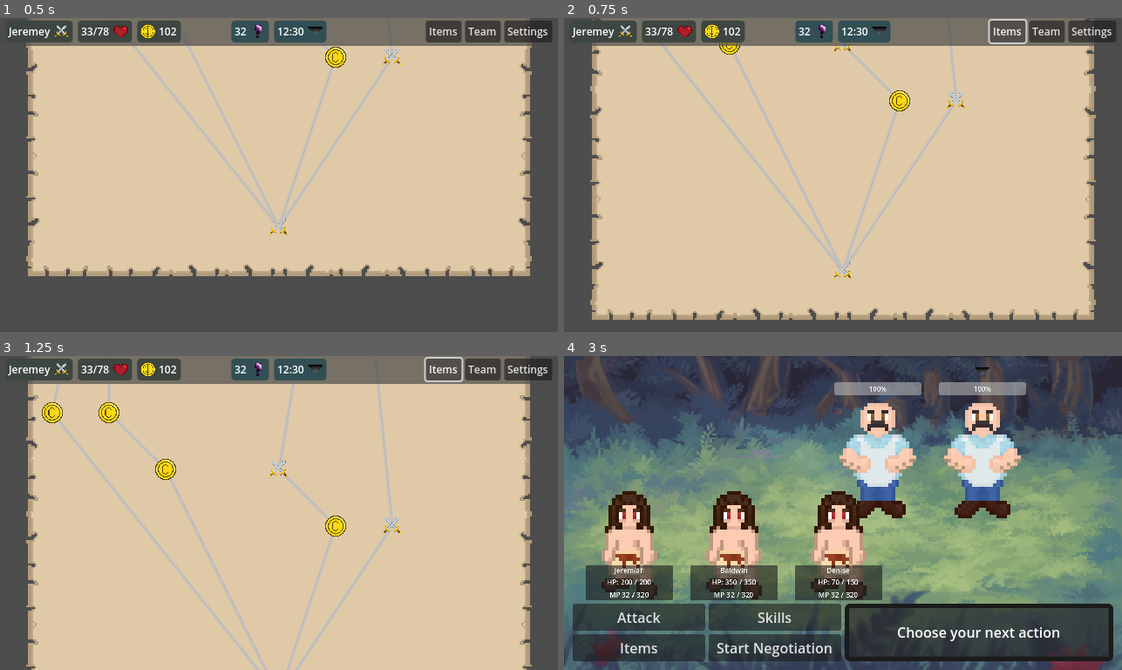
Above: before the commit, frames 1-4 (two rows, left to right).
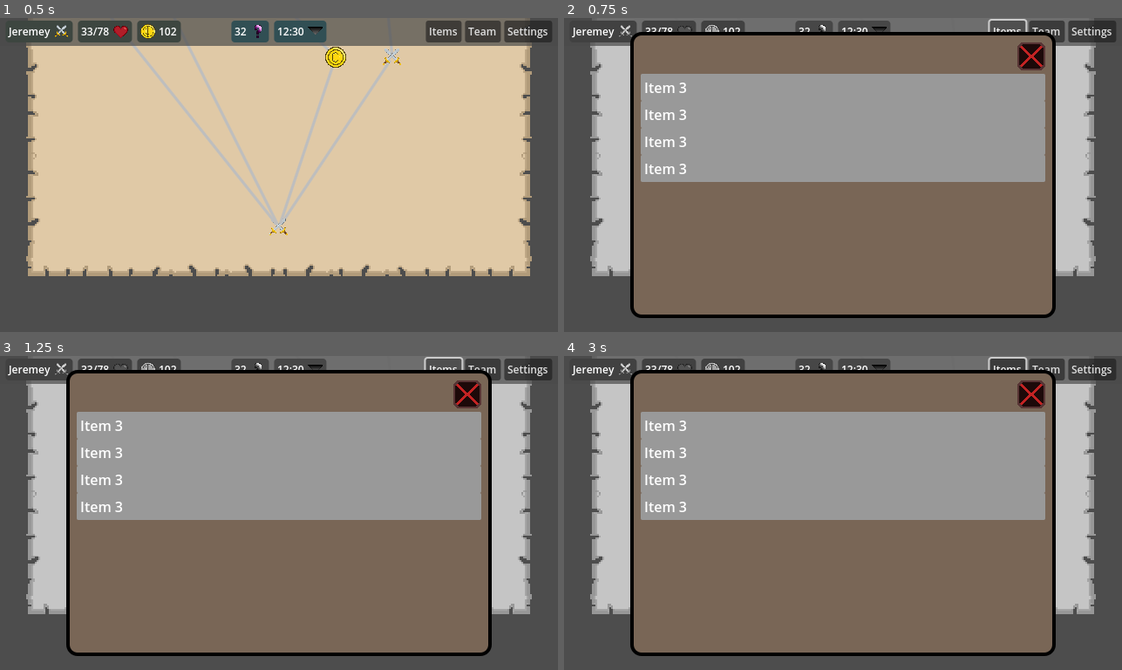
Above: after the commit, the same moments.

Repository: Willi-bot/GameProject
Game: Godot game, scene res://scenes/overworld/overworld.tscn
Same seed, same stepped clock (60 frames per second), same inputs: the game is played once before the commit and once after it. This scene is started directly instead of the project's main scene.
Inputs (mouse positions are in pixels of both pictures, inside the frame that each line leads up to):
- Up to frame 1 (0.5 s): no input
- Up to frame 2 (0.75 s): click "Items" at 0.5 s
- Up to frame 3 (1.25 s): no input
- Up to frame 4 (3 s): click (1049, 368) at 1.25 s, where only the run before the commit has a clickable "Team"; click (1094, 368) at 2 s, where only the run before the commit has a clickable "Settings"; click (898, 390) at 2.77 s

Frame 1 is identical in both runs. In frame 2, 81% of the frame differs, in the area x 4-96%, y 0-97%; in frame 3, 84%; in frame 4, 94%, in the area x 0-100%, y 0-100%.

Commit message:
add popup panels and dummy designs for overworld

Diff:
--- a/gameproject/project.godot
+++ b/gameproject/project.godot
@@ -59,6 +59,16 @@
 "events": [Object(InputEventKey,"resource_local_to_scene":false,"resource_name":"","device":0,"window_id":0,"alt_presse …(194 unchanged characters)…
 ]
 }
+Team={
+"deadzone": 0.5,
+"events": [Object(InputEventKey,"resource_local_to_scene":false,"resource_name":"","device":0,"window_id":0,"alt_pressed":false,"shift_pressed":false,"ctrl_pressed":false,"meta_pressed":false,"pressed":false,"keycode":0,"physical_keycode":84,"key_label":0,"unicode":0,"location":0,"echo":false,"script":null)
+]
+}
+Items={
+"deadzone": 0.5,
+"events": [Object(InputEventKey,"resource_local_to_scene":false,"resource_name":"","device":0,"window_id":0,"alt_pressed":false,"shift_pressed":false,"ctrl_pressed":false,"meta_pressed":false,"pressed":false,"keycode":0,"physical_keycode":73,"key_label":0,"unicode":0,"location":0,"echo":false,"script":null)
+]
+}
 
 [rendering]
 
--- a/gameproject/scenes/overworld/camera_2d.gd
+++ b/gameproject/scenes/overworld/camera_2d.gd
@@ -1,23 +1,31 @@
 extends Camera2D
 
-var pan_speed: float = 200.0
-var edge_threshold: int = 50
+var drag_active: bool = false
+var last_mouse_pos: Vector2
+var texture_rect: TextureRect
 
-func _process(delta: float):
-	var mouse_pos = get_viewport().get_mouse_position()
-	var screen_size = get_viewport().get_visible_rect().size
+func _ready():
+	texture_rect = get_parent().get_node("TextureRect")
 
-	var move_y = 0.0
-	if mouse_pos.y <= edge_threshold:
-		move_y = -pan_speed * delta
-	elif mouse_pos.y >= screen_size.y - edge_threshold:
-		move_y = pan_speed * delta
+func _input(event):
+	if event is InputEventMouseButton:
+		if event.button_index == MOUSE_BUTTON_LEFT:
+			if event.pressed:
+				drag_active = true
+				last_mouse_pos = event.position
+			else:
+				drag_active = false
+	elif event is InputEventMouseMotion and drag_active:
+		var mouse_delta = last_mouse_pos - event.position
+		last_mouse_pos = event.position
 
-	var texture_rect = get_parent().get_node("TextureRect")
-	if texture_rect:
-		var rect_position = texture_rect.position
-		var rect_size = texture_rect.size
+		if texture_rect:
+			var rect_position = texture_rect.position
+			var rect_size = texture_rect.size
+			var screen_size = get_viewport().get_visible_rect().size
 
-		var new_position = position + Vector2(0, move_y)
-		new_position.y = clamp(new_position.y, rect_position.y, rect_position.y + rect_size.y - screen_size.y)
-		position = new_position
+			var new_position = position + mouse_delta
+			new_position.x = clamp(new_position.x, rect_position.x, rect_position.x + rect_size.x - screen_size.x)
+			new_position.y = clamp(new_position.y, rect_position.y, rect_position.y + rect_size.y - screen_size.y)
+
+			position = new_position
--- /dev/null
+++ b/gameproject/scenes/overworld/items/items_menu.gd
@@ -0,0 +1,16 @@
+extends "res://scenes/overworld/menu_interface.gd"
+
+func _ready():
+	self.visible = false
+
+func resume():
+	self.visible = false
+	get_tree().paused = false
+
+func pause():
+	self.visible = true
+	get_tree().paused = true
+
+
+func _on_close_pressed() -> void:
+	resume()
--- /dev/null
+++ b/gameproject/scenes/overworld/items/items_menu.tscn
@@ -0,0 +1,119 @@
+[gd_scene load_steps=7 format=3 uid="uid://cey85v4ldsstb"]
+
+[ext_resource type="Script" path="res://scenes/overworld/items/items_menu.gd" id="1_wqkn4"]
+[ext_resource type="Shader" path="res://scenes/overworld/menu.gdshader" id="2_84ve2"]
+[ext_resource type="Texture2D" uid="uid://cnnuw6fwsulon" path="res://imgs/quit_icon.png" id="3_b15mb"]
+
+[sub_resource type="ShaderMaterial" id="ShaderMaterial_kskb7"]
+shader = ExtResource("2_84ve2")
+shader_parameter/gray_level = 1.0
+
+[sub_resource type="StyleBoxFlat" id="StyleBoxFlat_3bb2l"]
+content_margin_left = 12.0
+content_margin_top = 12.0
+content_margin_right = 12.0
+content_margin_bottom = 12.0
+bg_color = Color(0.474317, 0.400875, 0.338216, 1)
+border_width_left = 4
+border_width_top = 4
+border_width_right = 4
+border_width_bottom = 4
+border_color = Color(0, 0, 0, 1)
+corner_radius_top_left = 12
+corner_radius_top_right = 12
+corner_radius_bottom_right = 12
+corner_radius_bottom_left = 12
+
+[sub_resource type="StyleBoxFlat" id="StyleBoxFlat_yo7er"]
+content_margin_left = 4.0
+content_margin_top = 4.0
+content_margin_right = 4.0
+content_margin_bottom = 4.0
+corner_radius_top_left = 2
+corner_radius_top_right = 2
+corner_radius_bottom_right = 2
+corner_radius_bottom_left = 2
+
+[node name="ItemsMenu" type="Control"]
+layout_mode = 3
+anchors_preset = 15
+anchor_right = 1.0
+anchor_bottom = 1.0
+grow_horizontal = 2
+grow_vertical = 2
+script = ExtResource("1_wqkn4")
+
+[node name="ColorRect" type="ColorRect" parent="."]
+material = SubResource("ShaderMaterial_kskb7")
+layout_mode = 1
+anchors_preset = 15
+anchor_right = 1.0
+anchor_bottom = 1.0
+grow_horizontal = 2
+grow_vertical = 2
+
+[node name="Panel Container" type="PanelContainer" parent="."]
+layout_mode = 1
+anchors_preset = -1
+anchor_left = 0.15
+anchor_top = 0.1
+anchor_right = 0.85
+anchor_bottom = 0.9
+offset_left = -20.0
+offset_top = -20.0
+offset_right = 20.0
+offset_bottom = 20.0
+grow_horizontal = 2
+grow_vertical = 2
+theme_override_styles/panel = SubResource("StyleBoxFlat_3bb2l")
+
+[node name="HBoxContainer" type="VBoxContainer" parent="Panel Container"]
+layout_mode = 2
+
+[node name="Close" type="TextureButton" parent="Panel Container/HBoxContainer"]
+layout_mode = 2
+size_flags_horizontal = 10
+texture_normal = ExtResource("3_b15mb")
+
+[node name="Items" type="VBoxContainer" parent="Panel Container/HBoxContainer"]
+layout_mode = 2
+size_flags_vertical = 4
+theme_override_constants/separation = 0
+
+[node name="Panel" type="PanelContainer" parent="Panel Container/HBoxContainer/Items"]
+layout_mode = 2
+theme_override_styles/panel = SubResource("StyleBoxFlat_yo7er")
+
+[node name="Label3" type="Label" parent="Panel Container/HBoxContainer/Items/Panel"]
+layout_mode = 2
+text = "Item 3"
+vertical_alignment = 1
+
+[node name="Panel2" type="PanelContainer" parent="Panel Container/HBoxContainer/Items"]
+layout_mode = 2
+theme_override_styles/panel = SubResource("StyleBoxFlat_yo7er")
+
+[node name="Label3" type="Label" parent="Panel Container/HBoxContainer/Items/Panel2"]
+layout_mode = 2
+text = "Item 3"
+vertical_alignment = 1
+
+[node name="Panel3" type="PanelContainer" parent="Panel Container/HBoxContainer/Items"]
+layout_mode = 2
+theme_override_styles/panel = SubResource("StyleBoxFlat_yo7er")
+
+[node name="Label3" type="Label" parent="Panel Container/HBoxContainer/Items/Panel3"]
+layout_mode = 2
+text = "Item 3"
+vertical_alignment = 1
+
+[node name="Panel4" type="PanelContainer" parent="Panel Container/HBoxContainer/Items"]
+layout_mode = 2
+theme_override_styles/panel = SubResource("StyleBoxFlat_yo7er")
+
+[node name="Label3" type="Label" parent="Panel Container/HBoxContainer/Items/Panel4"]
+layout_mode = 2
+text = "Item 3"
+vertical_alignment = 1
+
+[connection signal="pressed" from="Panel Container/HBoxContainer/Close" to="." method="_on_close_pressed"]
--- a/gameproject/scenes/overworld/menu_bar.gd
+++ b/gameproject/scenes/overworld/menu_bar.gd
@@ -9,15 +9,3 @@
 # Called every frame. 'delta' is the elapsed time since the previous frame.
 func _process(delta: float) -> void:
 	pass
-
-
-func _on_items_pressed() -> void:
-	print("Items button pressed")
-
-
-func _on_team_pressed() -> void:
-	print("Teams button pressed")
-
-
-func _on_settings_pressed() -> void:
-	print("Settings button pressed")
--- /dev/null
+++ b/gameproject/scenes/overworld/menu_interface.gd
@@ -0,0 +1,12 @@
+extends Node
+
+
+func _ready():
+	push_error("This method must be implemented in a subclass")
+
+
+func resume():
+	push_error("This method must be implemented in a subclass")
+
+func pause():
+	push_error("This method must be implemented in a subclass")
--- /dev/null
+++ b/gameproject/scenes/overworld/menu_layer.gd
@@ -0,0 +1,60 @@
+extends CanvasLayer
+
+@onready var pauseMenu: Control = $PauseMenu
+@onready var teamMenu: Control = $TeamMenu
+@onready var itemsMenu: Control = $ItemsMenu
+
+var currentMenu: Control = null
+var menus: Dictionary = {}
+
+func _ready():
+	menus = {
+		"Pause": pauseMenu,
+		"Team": teamMenu,
+		"Items": itemsMenu
+	}
+	currentMenu = pauseMenu
+
+func resume():
+	print("Resuming the game")
+	get_tree().paused = false
+	currentMenu.resume()
+
+func pause():
+	print("Pausing the game")
+	get_tree().paused = true
+	currentMenu.pause()
+
+func switch_menu(menu_key: String):
+	if menus.has(menu_key):
+		var new_menu = menus[menu_key]
+		if currentMenu != new_menu:
+			currentMenu.resume()
+			currentMenu = new_menu
+			currentMenu._ready()
+		if get_tree().paused:
+			resume()
+		else:
+			pause()
+
+func _process(delta: float):
+	if Input.is_action_just_pressed("Escape"):
+		switch_menu("Pause")
+		return
+	if Input.is_action_just_pressed("Team"):
+		switch_menu("Team")
+		return
+	if Input.is_action_just_pressed("Items"):
+		switch_menu("Items")
+		return
+
+func _on_items_pressed() -> void:
+	switch_menu("Items")
+
+
+func _on_team_pressed() -> void:
+	switch_menu("Team")
+
+
+func _on_settings_pressed() -> void:
+	switch_menu("Pause")
--- a/gameproject/scenes/overworld/overworld.tscn
+++ b/gameproject/scenes/overworld/overworld.tscn
@@ -1,7 +1,7 @@
-[gd_scene load_steps=14 format=3 uid="uid://hhvnos2h8e6o"]
+[gd_scene load_steps=17 format=3 uid="uid://hhvnos2h8e6o"]
 
 [ext_resource type="Texture2D" uid="uid://bbr4xuk1m3n02" path="res://imgs/map.png" id="1_4dm7d"]
-[ext_resource type="PackedScene" uid="uid://bsy40uqn1b4gh" path="res://scenes/pause_menu/pause_menu.tscn" id="1_bkvdd"]
+[ext_resource type="PackedScene" uid="uid://bsy40uqn1b4gh" path="res://scenes/overworld/pause/pause_menu.tscn" id="1_bkvdd"]
 [ext_resource type="Script" path="res://scenes/overworld/overworld.gd" id="1_vif6w"]
 [ext_resource type="Script" path="res://scenes/overworld/camera_2d.gd" id="3_jjmku"]
 [ext_resource type="Script" path="res://scenes/overworld/menu_bar.gd" id="3_n567t"]
@@ -10,6 +10,9 @@
 [ext_resource type="Texture2D" uid="uid://cqlnvarsqeias" path="res://imgs/overworld_icons/coin_icon_top_menu.png" id="7_un8em"]
 [ext_resource type="Texture2D" uid="uid://b2tgn71mejkg6" path="res://imgs/overworld_icons/question_mark_icon.png" id="8_7ftgb"]
 [ext_resource type="Texture2D" uid="uid://c16f4sj5ycduf" path="res://imgs/target_icon.png" id="9_lpb8i"]
+[ext_resource type="Script" path="res://scenes/overworld/menu_layer.gd" id="10_77ouk"]
+[ext_resource type="PackedScene" uid="uid://dnnke485su8a5" path="res://scenes/overworld/team/team_menu.tscn" id="12_ot02u"]
+[ext_resource type="PackedScene" uid="uid://cey85v4ldsstb" path="res://scenes/overworld/items/items_menu.tscn" id="13_1g3oo"]
 
 [sub_resource type="StyleBoxFlat" id="StyleBoxFlat_gpnix"]
 bg_color = Color(0.294118, 0.294118, 0.294118, 0.709804)
@@ -219,12 +222,22 @@
 theme_override_font_sizes/font_size = 12
 text = "Settings"
 
-[node name="CanvasLayer" type="CanvasLayer" parent="."]
+[node name="MenuLayer" type="CanvasLayer" parent="."]
+process_mode = 3
+script = ExtResource("10_77ouk")
+
+[node name="PauseMenu" parent="MenuLayer" instance=ExtResource("1_bkvdd")]
+process_mode = 3
 visible = false
 
-[node name="PauseMenu" parent="CanvasLayer" instance=ExtResource("1_bkvdd")]
-process_mode = 3
-
-[connection signal="pressed" from="Camera2D/MenuBar/Info/Controls/Items" to="Camera2D/MenuBar" method="_on_items_pressed"]
-[connection signal="pressed" from="Camera2D/MenuBar/Info/Controls/Team" to="Camera2D/MenuBar" method="_on_team_pressed"]
-[connection signal="pressed" from="Camera2D/MenuBar/Info/Controls/Settings" to="Camera2D/MenuBar" method="_on_settings_pressed"]
+[node name="TeamMenu" parent="MenuLayer" instance=ExtResource("12_ot02u")]
+process_mode = 3
+visible = false
+
+[node name="ItemsMenu" parent="MenuLayer" instance=ExtResource("13_1g3oo")]
+process_mode = 3
+visible = false
+
+[connection signal="pressed" from="Camera2D/MenuBar/Info/Controls/Items" to="MenuLayer" method="_on_items_pressed"]
+[connection signal="pressed" from="Camera2D/MenuBar/Info/Controls/Team" to="MenuLayer" method="_on_team_pressed"]
+[connection signal="pressed" from="Camera2D/MenuBar/Info/Controls/Settings" to="MenuLayer" method="_on_settings_pressed"]
--- /dev/null
+++ b/gameproject/scenes/overworld/pause/pause_menu.gd
@@ -0,0 +1,36 @@
+extends "res://scenes/overworld/menu_interface.gd"
+
+@onready var animation: AnimationPlayer = $AnimationPlayer
+
+func _ready():
+	self.visible = false
+	animation.play("RESET")
+
+func resume():
+	self.visible = false
+	get_tree().paused = false
+
+	animation.play_backwards("blur")
+
+func pause():
+	self.visible = true
+	get_tree().paused = true
+
+
+	animation.play("blur")
+
+
+func _on_resume_pressed() -> void:
+	resume()
+
+func _on_restart_pressed() -> void:
+	resume()
+	get_tree().reload_current_scene()
+
+
+func _on_quit_pressed() -> void:
+	get_tree().quit()
+
+
+func _on_close_pressed() -> void:
+	resume()
--- a/gameproject/scenes/pause_menu/pause_menu.tscn
+++ b/gameproject/scenes/overworld/pause/pause_menu.tscn
@@ -1,14 +1,28 @@
-[gd_scene load_steps=8 format=3 uid="uid://bsy40uqn1b4gh"]
+[gd_scene load_steps=9 format=3 uid="uid://bsy40uqn1b4gh"]
 
-[ext_resource type="Script" path="res://scenes/pause_menu/pause_menu.gd" id="1_4nsvc"]
-[ext_resource type="Shader" path="res://scenes/pause_menu/pause_menu.gdshader" id="1_18xl2"]
+[ext_resource type="Script" path="res://scenes/overworld/pause/pause_menu.gd" id="1_4nsvc"]
+[ext_resource type="Shader" path="res://scenes/overworld/menu.gdshader" id="1_18xl2"]
+[ext_resource type="Texture2D" uid="uid://cnnuw6fwsulon" path="res://imgs/quit_icon.png" id="3_tp2jb"]
 
 [sub_resource type="ShaderMaterial" id="ShaderMaterial_cov8m"]
 shader = ExtResource("1_18xl2")
 shader_parameter/gray_level = 0.0
 
 [sub_resource type="StyleBoxFlat" id="StyleBoxFlat_tn4jl"]
-bg_color = Color(0, 0, 0, 0)
+content_margin_left = 12.0
+content_margin_top = 12.0
+content_margin_right = 12.0
+content_margin_bottom = 12.0
+bg_color = Color(0.26293, 0.131006, 0.00471501, 1)
+border_width_left = 4
+border_width_top = 4
+border_width_right = 4
+border_width_bottom = 4
+border_color = Color(0, 0, 0, 1)
+corner_radius_top_left = 12
+corner_radius_top_right = 12
+corner_radius_bottom_right = 12
+corner_radius_bottom_left = 12
 
 [sub_resource type="Animation" id="Animation_4dahd"]
 length = 0.001
@@ -93,10 +107,10 @@
 modulate = Color(1, 1, 1, 0)
 layout_mode = 1
 anchors_preset = -1
-anchor_left = 0.4
-anchor_top = 0.4
-anchor_right = 0.6
-anchor_bottom = 0.6
+anchor_left = 0.3
+anchor_top = 0.3
+anchor_right = 0.7
+anchor_bottom = 0.7
 offset_left = -20.0
 offset_top = -20.0
 offset_right = 20.0
@@ -105,9 +119,17 @@
 grow_vertical = 2
 theme_override_styles/panel = SubResource("StyleBoxFlat_tn4jl")
 
+[node name="Close" type="TextureButton" parent="PanelContainer"]
+layout_mode = 2
+size_flags_horizontal = 8
+size_flags_vertical = 2
+texture_normal = ExtResource("3_tp2jb")
+
 [node name="VBoxContainer" type="VBoxContainer" parent="PanelContainer"]
 layout_mode = 2
-theme_override_constants/separation = 10
+size_flags_horizontal = 4
+size_flags_vertical = 4
+theme_override_constants/separation = 6
 
 [node name="Resume" type="Button" parent="PanelContainer/VBoxContainer"]
 layout_mode = 2
@@ -119,16 +141,21 @@
 size_flags_vertical = 3
 text = "Restart"
 
+[node name="Button" type="Button" parent="PanelContainer/VBoxContainer"]
+layout_mode = 2
+text = "Main Menu"
+
 [node name="Quit" type="Button" parent="PanelContainer/VBoxContainer"]
 layout_mode = 2
 size_flags_vertical = 3
-text = "Quit"
+text = "Save & Quit"
 
 [node name="AnimationPlayer" type="AnimationPlayer" parent="."]
 libraries = {
 "": SubResource("AnimationLibrary_0scqe")
 }
 
+[connection signal="pressed" from="PanelContainer/Close" to="." method="_on_close_pressed"]
 [connection signal="pressed" from="PanelContainer/VBoxContainer/Resume" to="." method="_on_resume_pressed"]
 [connection signal="pressed" from="PanelContainer/VBoxContainer/Restart" to="." method="_on_restart_pressed"]
 [connection signal="pressed" from="PanelContainer/VBoxContainer/Quit" to="." method="_on_quit_pressed"]
--- /dev/null
+++ b/gameproject/scenes/overworld/team/team_menu.gd
@@ -0,0 +1,17 @@
+extends "res://scenes/overworld/menu_interface.gd"
+
+func _ready():
+	self.visible = false
+
+func resume():
+	self.visible = false
+	get_tree().paused = false
+
+func pause():
+	self.visible = true
+	get_tree().paused = true
+
+
+
+func _on_close_pressed() -> void:
+	resume()
--- /dev/null
+++ b/gameproject/scenes/overworld/team/team_menu.tscn
@@ -0,0 +1,136 @@
+[gd_scene load_steps=8 format=3 uid="uid://dnnke485su8a5"]
+
+[ext_resource type="Script" path="res://scenes/overworld/team/team_menu.gd" id="1_d6qbb"]
+[ext_resource type="Shader" path="res://scenes/overworld/menu.gdshader" id="2_xdjwe"]
+[ext_resource type="Texture2D" uid="uid://cnnuw6fwsulon" path="res://imgs/quit_icon.png" id="3_88gxv"]
+[ext_resource type="Texture2D" uid="uid://12477ptjebh6" path="res://imgs/player.png" id="4_0t58w"]
+
+[sub_resource type="ShaderMaterial" id="ShaderMaterial_5rp5v"]
+shader = ExtResource("2_xdjwe")
+shader_parameter/gray_level = 1.0
+
+[sub_resource type="StyleBoxFlat" id="StyleBoxFlat_twlaw"]
+content_margin_left = 12.0
+content_margin_top = 12.0
+content_margin_right = 12.0
+content_margin_bottom = 12.0
+bg_color = Color(0.452775, 0.254769, 0.854527, 1)
+border_width_left = 4
+border_width_top = 4
+border_width_right = 4
+border_width_bottom = 4
+border_color = Color(0, 0, 0, 1)
+corner_radius_top_left = 12
+corner_radius_top_right = 12
+corner_radius_bottom_right = 12
+corner_radius_bottom_left = 12
+
+[sub_resource type="StyleBoxFlat" id="StyleBoxFlat_f1bk3"]
+content_margin_left = 4.0
+content_margin_top = 4.0
+content_margin_right = 4.0
+content_margin_bottom = 4.0
+border_width_left = 2
+border_width_top = 2
+border_width_right = 2
+border_width_bottom = 2
+corner_radius_top_left = 8
+corner_radius_top_right = 8
+corner_radius_bottom_right = 8
+corner_radius_bottom_left = 8
+
+[node name="TeamMenu" type="Control"]
+layout_mode = 3
+anchors_preset = 15
+anchor_right = 1.0
+anchor_bottom = 1.0
+grow_horizontal = 2
+grow_vertical = 2
+script = ExtResource("1_d6qbb")
+
+[node name="ColorRect" type="ColorRect" parent="."]
+material = SubResource("ShaderMaterial_5rp5v")
+layout_mode = 1
+anchors_preset = 15
+anchor_right = 1.0
+anchor_bottom = 1.0
+grow_horizontal = 2
+grow_vertical = 2
+
+[node name="Panel Container" type="PanelContainer" parent="."]
+layout_mode = 1
+anchors_preset = -1
+anchor_left = 0.15
+anchor_top = 0.1
+anchor_right = 0.85
+anchor_bottom = 0.9
+offset_left = -20.0
+offset_top = -20.0
+offset_right = 20.0
+offset_bottom = 20.0
+grow_horizontal = 2
+grow_vertical = 2
+theme_override_styles/panel = SubResource("StyleBoxFlat_twlaw")
+
+[node name="Close" type="TextureButton" parent="Panel Container"]
+layout_mode = 2
+size_flags_horizontal = 8
+size_flags_vertical = 2
+texture_normal = ExtResource("3_88gxv")
+
+[node name="HBoxContainer" type="HBoxContainer" parent="Panel Container"]
+layout_mode = 2
+size_flags_horizontal = 4
+size_flags_vertical = 4
+theme_override_constants/separation = 10
+
+[node name="Character" type="PanelContainer" parent="Panel Container/HBoxContainer"]
+custom_minimum_size = Vector2(96, 194)
+layout_mode = 2
+size_flags_horizontal = 0
+size_flags_vertical = 4
+theme_override_styles/panel = SubResource("StyleBoxFlat_f1bk3")
+
+[node name="Sprite" type="TextureRect" parent="Panel Container/HBoxContainer/Character"]
+layout_mode = 2
+texture = ExtResource("4_0t58w")
+expand_mode = 3
+
+[node name="Character2" type="PanelContainer" parent="Panel Container/HBoxContainer"]
+custom_minimum_size = Vector2(96, 194)
+layout_mode = 2
+size_flags_horizontal = 0
+size_flags_vertical = 4
+theme_override_styles/panel = SubResource("StyleBoxFlat_f1bk3")
+
+[node name="Sprite" type="TextureRect" parent="Panel Container/HBoxContainer/Character2"]
+layout_mode = 2
+texture = ExtResource("4_0t58w")
+expand_mode = 3
+flip_h = true
+
+[node name="Character3" type="PanelContainer" parent="Panel Container/HBoxContainer"]
+custom_minimum_size = Vector2(96, 194)
+layout_mode = 2
+size_flags_horizontal = 0
+size_flags_vertical = 4
+theme_override_styles/panel = SubResource("StyleBoxFlat_f1bk3")
+
+[node name="Sprite" type="TextureRect" parent="Panel Container/HBoxContainer/Character3"]
+layout_mode = 2
+texture = ExtResource("4_0t58w")
+expand_mode = 3
+
+[node name="Character4" type="PanelContainer" parent="Panel Container/HBoxContainer"]
+custom_minimum_size = Vector2(96, 194)
+layout_mode = 2
+size_flags_horizontal = 0
+size_flags_vertical = 4
+theme_override_styles/panel = SubResource("StyleBoxFlat_f1bk3")
+
+[node name="Sprite" type="TextureRect" parent="Panel Container/HBoxContainer/Character4"]
+layout_mode = 2
+texture = ExtResource("4_0t58w")
+expand_mode = 3
+
+[connection signal="pressed" from="Panel Container/Close" to="." method="_on_close_pressed"]
--- a/gameproject/scenes/pause_menu/pause_menu.gd
+++ /dev/null
@@ -1,41 +0,0 @@
-extends Control
-
-
-func _ready():
-	self.visible = false
-	$AnimationPlayer.play("RESET")
-
-func resume():
-	self.visible = false
-	get_tree().paused = false
-
-
-	$AnimationPlayer.play_backwards("blur")
-
-func pause():
-	self.visible = true
-	get_tree().paused = true
-
-
-	$AnimationPlayer.play("blur")
-
-func testEsc():
-	if Input.is_action_just_pressed("Escape") and get_tree().paused == false:
-		pause()
-	elif Input.is_action_just_pressed("Escape") and get_tree().paused == true:
-		resume()
-
-func _on_resume_pressed() -> void:
-	resume()
-
-
-func _on_restart_pressed() -> void:
-	resume()
-	get_tree().reload_current_scene()
-
-
-func _on_quit_pressed() -> void:
-	get_tree().quit()
-
-func _process(delta: float):
-	testEsc()
Binary file added: gameproject/imgs/quit_icon.png
Not shown, added: gameproject/imgs/quit_icon.png.import
Renamed: gameproject/scenes/pause_menu/pause_menu.gdshader -> gameproject/scenes/overworld/menu.gdshader
Not shown, added: Sprites/quit_icon.xcf
